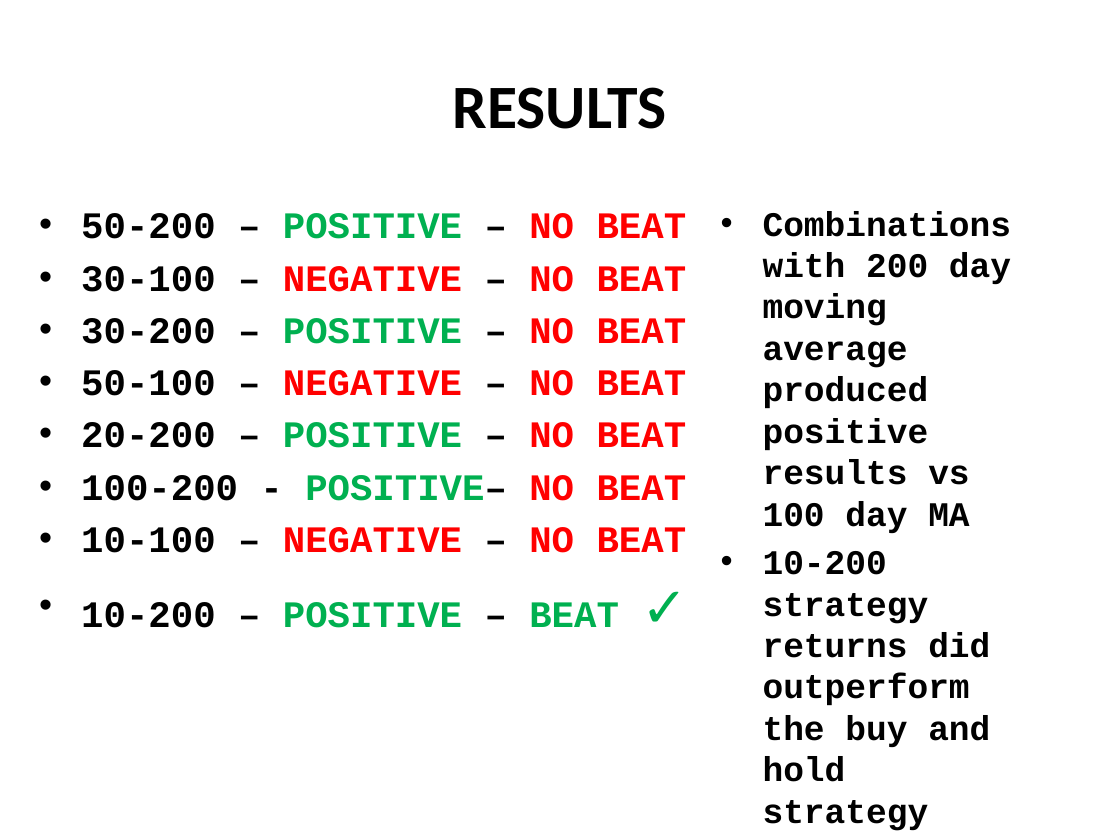
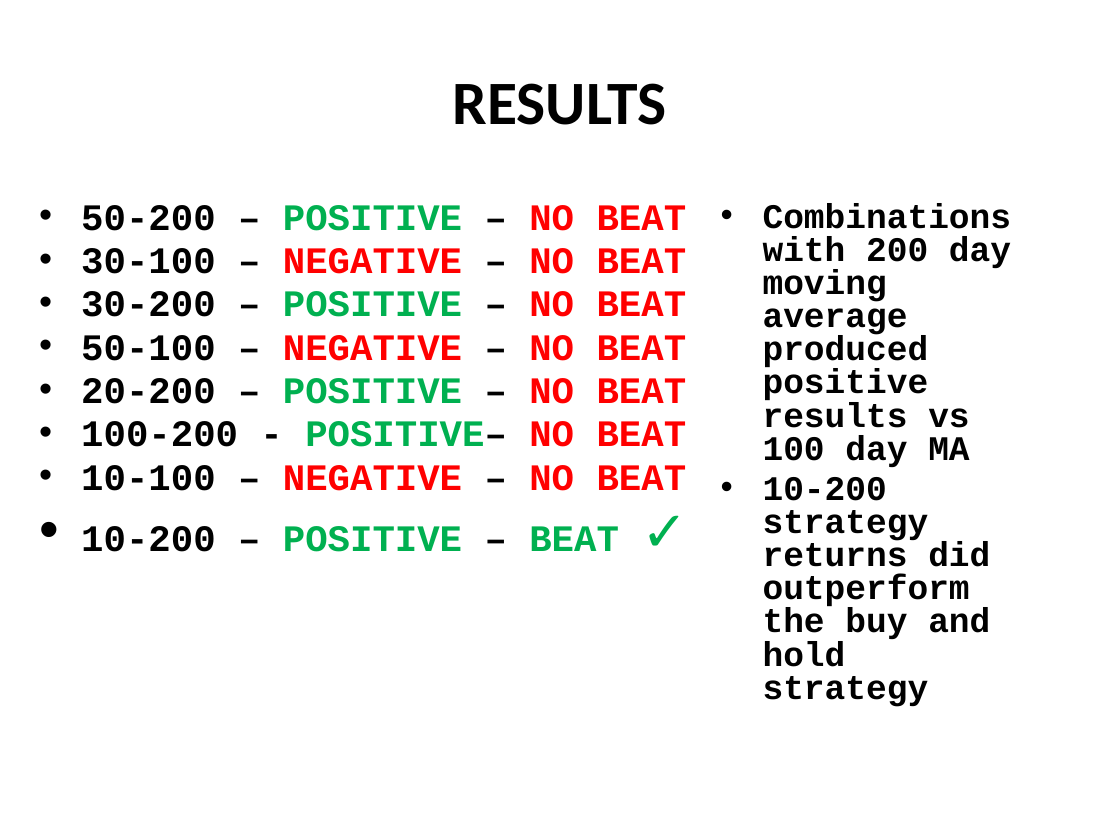
Before and after one commit to jgerarda/ALEXANDER_JASON_G, a slide deck: slide 22 of ALEXANDER_GA DS Final.pptx. Drawn at 1120x840 pixels with LibreOffice and Linux fonts; fonts in the diff are those of the drawing. Boxes give left, top, right and bottom in pixels: in the first picture for what was removed or moved away, otherwise in the second. Text is boxed around its words. In the diff, an @@ line names an element or a change of style, - is before the commit and + after.

```diff
--- a/ALEXANDER_GA DS Final.pptx
+++ b/ALEXANDER_GA DS Final.pptx
@@ title "RESULTS": place and size @@
-title "RESULTS" at bbox=[453, 87, 667, 129]
+title "RESULTS" at bbox=[453, 83, 667, 125]
@@ text "50-200 – POSITIVE – NO ..." at bbox=[81, 205, 687, 552]: line spacing 1 to 0.8; less space between paragraphs; more space between paragraphs @@
@@ text "Combinations with 200 day moving ..." at bbox=[763, 203, 1012, 707]: line spacing 1 to 0.8; less space between paragraphs @@
```
Also in this commit, not shown: 8 other slides changed, 1 other file.
